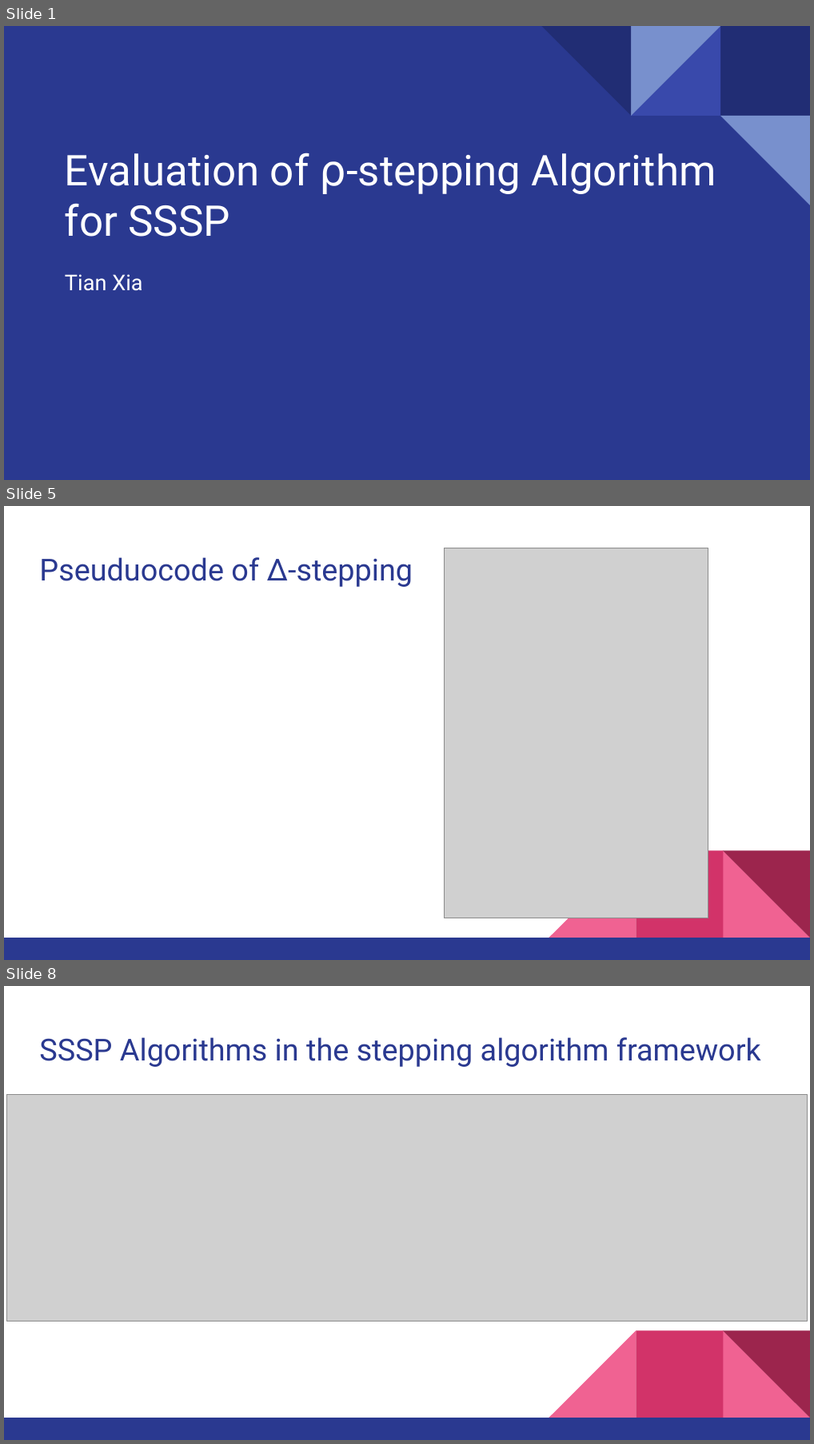
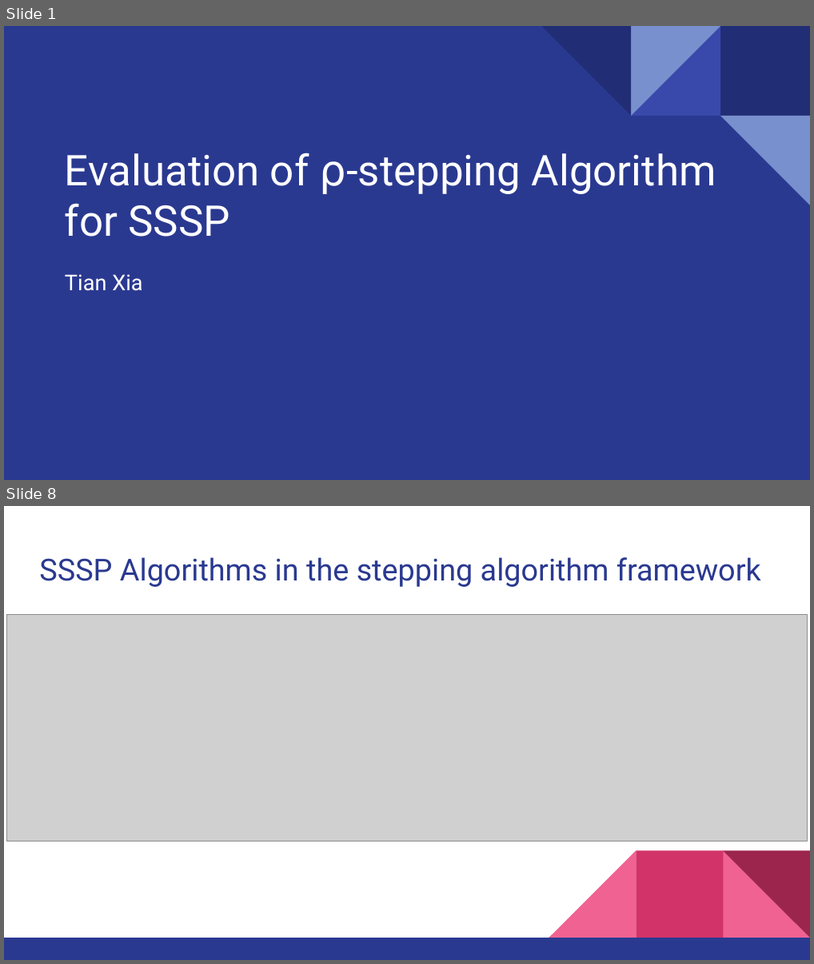
Before and after one commit to xtstc131/COMP5704-Mainpage, a slide deck: Slide_Presentation.pptx. Shown one above the other, each under a label of ours: slides 1, 5 and 8 before the commit, slides 1 and 8 after it; the slides between them are not shown. The pictures are 814x1444 and 814x964 pixels, drawn with LibreOffice and Linux fonts; fonts in the diff are those of the drawing; grey boxes stand for pictures. Boxes give left, top, right and bottom in pixels: in the first picture for what was removed or moved away, otherwise in the second. Text is boxed around its words. In the diff, an @@ line names an element or a change of style, - is before the commit and + after.

```diff
--- a/Slide_Presentation.pptx
+++ b/Slide_Presentation.pptx
@@ slide 5 removed at <box>4,506,810,960</box>, background #FFFFFF; not listed: 5 template elements that a slide beside it also shows @@
@@ picture removed at <box>444,548,708,918</box> @@
@@ title removed at <box>39,557,414,587</box> @@
-Pseuduocode of Δ-stepping
```
Also in this commit, not shown: 9 slides changed, 3 slides added, 1 other slide removed.
